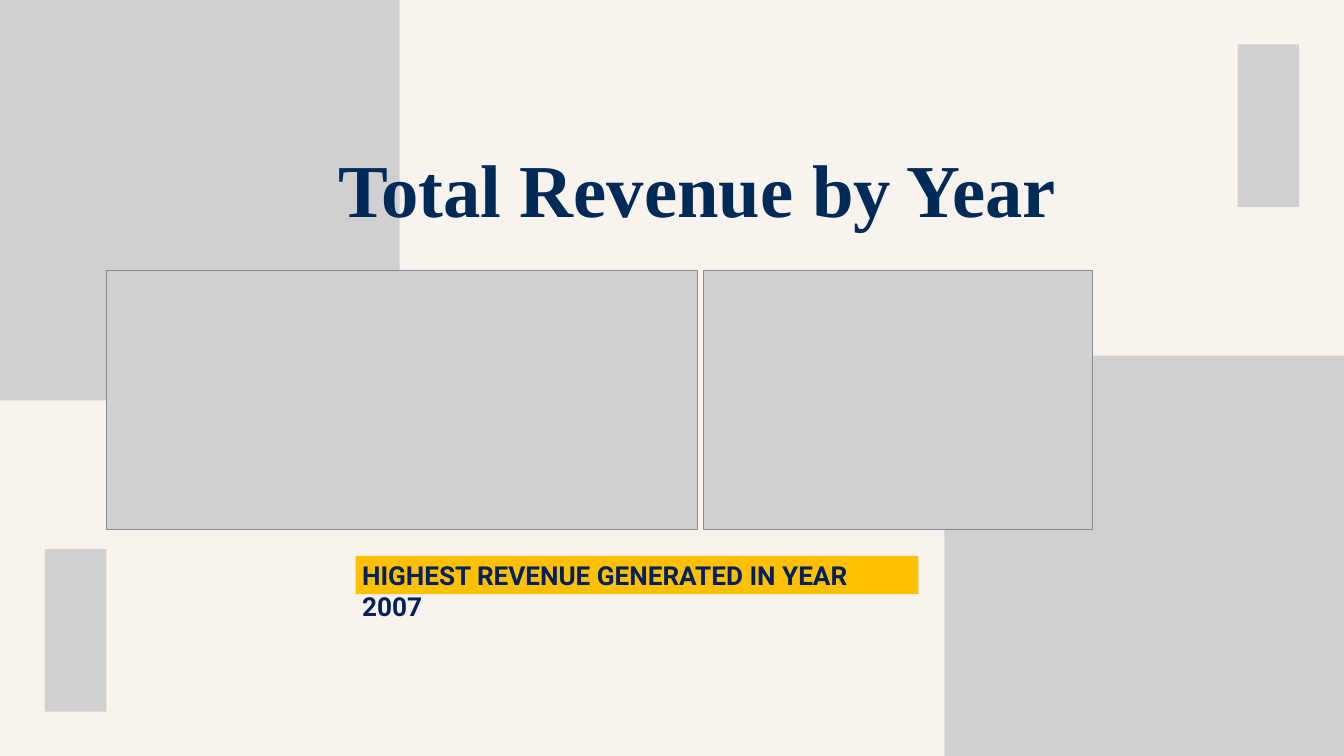
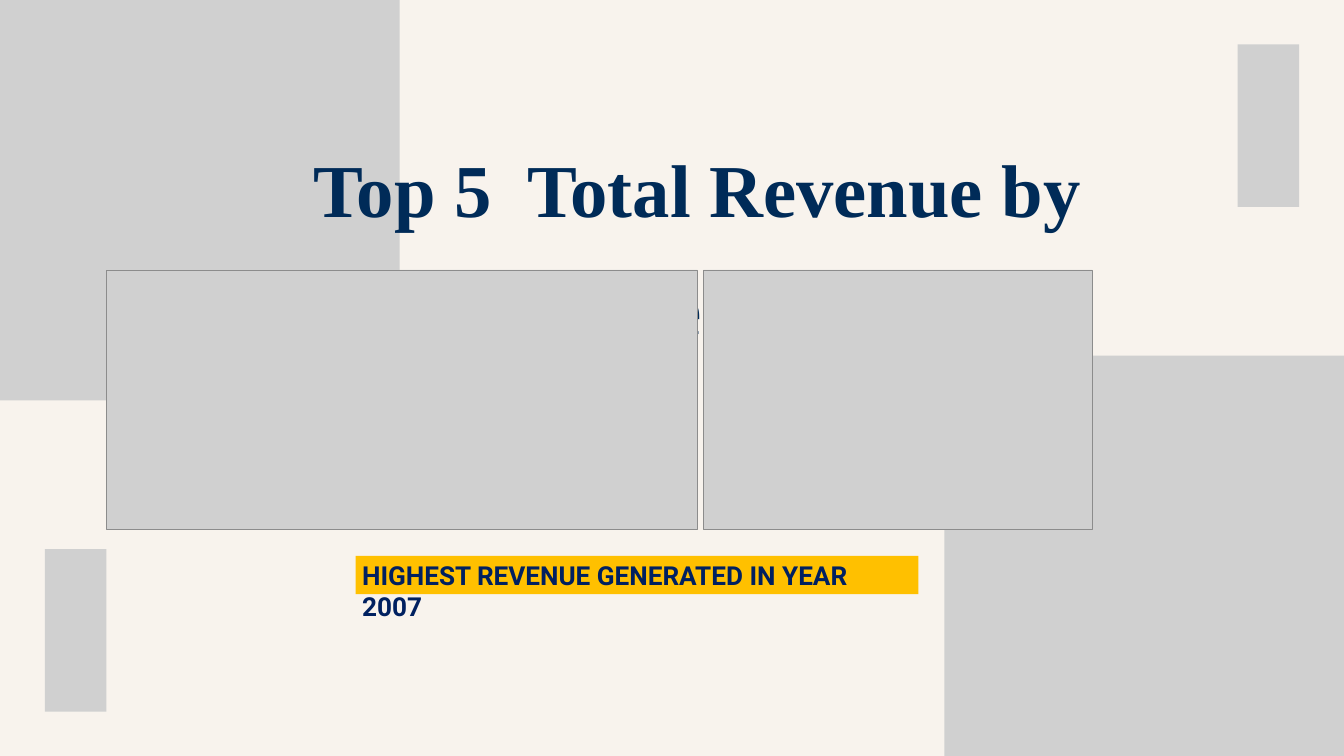
Before and after one commit to krupadalal/Flipkart-SQL-Sales-Analysis, a slide deck: slide 23 of flipkart_ppt.pptx (slide 22 before the commit). Drawn at 1344x756 pixels with LibreOffice and Linux fonts; fonts in the diff are those of the drawing; grey boxes stand for pictures. Boxes give left, top, right and bottom in pixels: in the first picture for what was removed or moved away, otherwise in the second. Text is boxed around its words. In the diff, an @@ line names an element or a change of style, - is before the commit and + after.

```diff
--- a/flipkart_ppt.pptx
+++ b/flipkart_ppt.pptx
@@ text at (x1=314, y1=165, x2=1081, y2=351): text changed @@
-Total Revenue by Year
+Top 5 Total Revenue by Year
```
Also in this commit, not shown: 16 other slides changed, 4 slides added, 1 slide removed.
